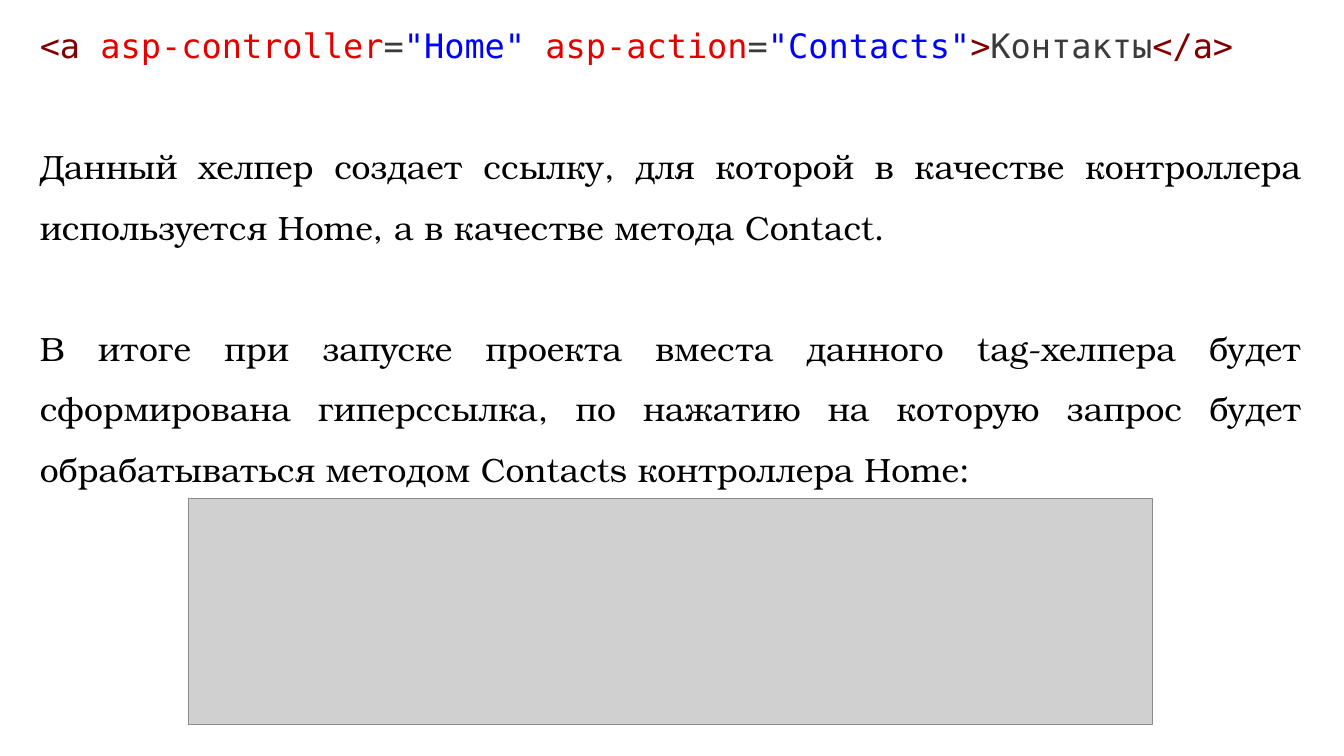
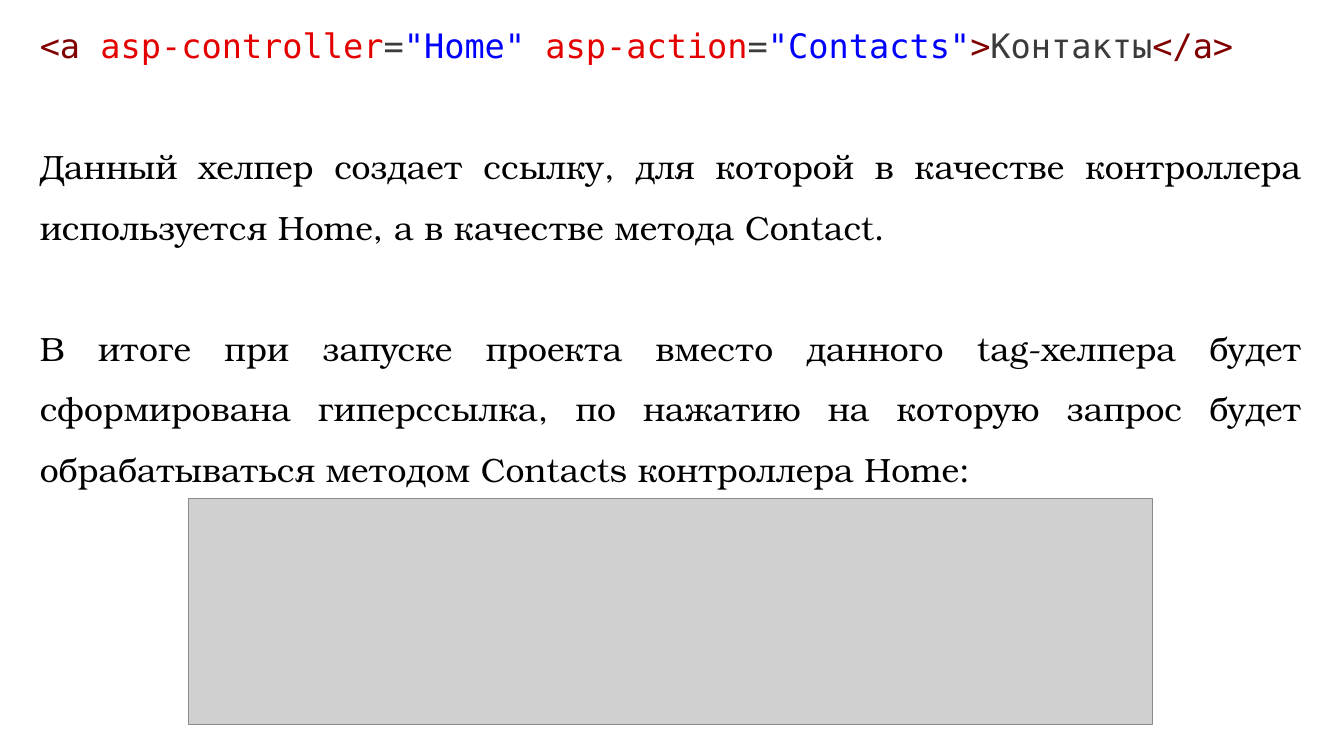
Before and after one commit to DaniilKlyukin/OOP-4, a slide deck: slide 5 of Лекции/ООП 1 лек 5.pptx. Drawn at 1344x756 pixels with LibreOffice and Linux fonts; fonts in the diff are those of the drawing; grey boxes stand for pictures. Boxes give left, top, right and bottom in pixels: in the first picture for what was removed or moved away, otherwise in the second. Text is boxed around its words. In the diff, an @@ line names an element or a change of style, - is before the commit and + after.

```diff
--- a/Лекции/ООП 1 лек 5.pptx
+++ b/Лекции/ООП 1 лек 5.pptx
@@ text at <box>40,336,1301,490</box>: text changed @@
-В итоге при запуске проекта вместа данного tag-хелпера будет сформирована гиперссылка, по нажатию на которую запрос будет обрабатываться методом Contacts контроллера Home:
+В итоге при запуске проекта вместо данного tag-хелпера будет сформирована гиперссылка, по нажатию на которую запрос будет обрабатываться методом Contacts контроллера Home:
```
